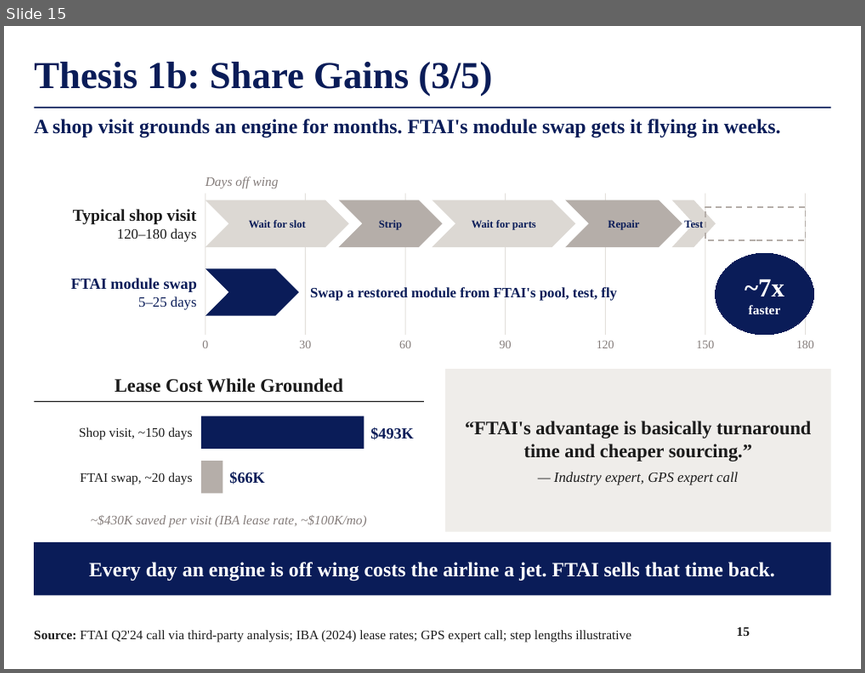
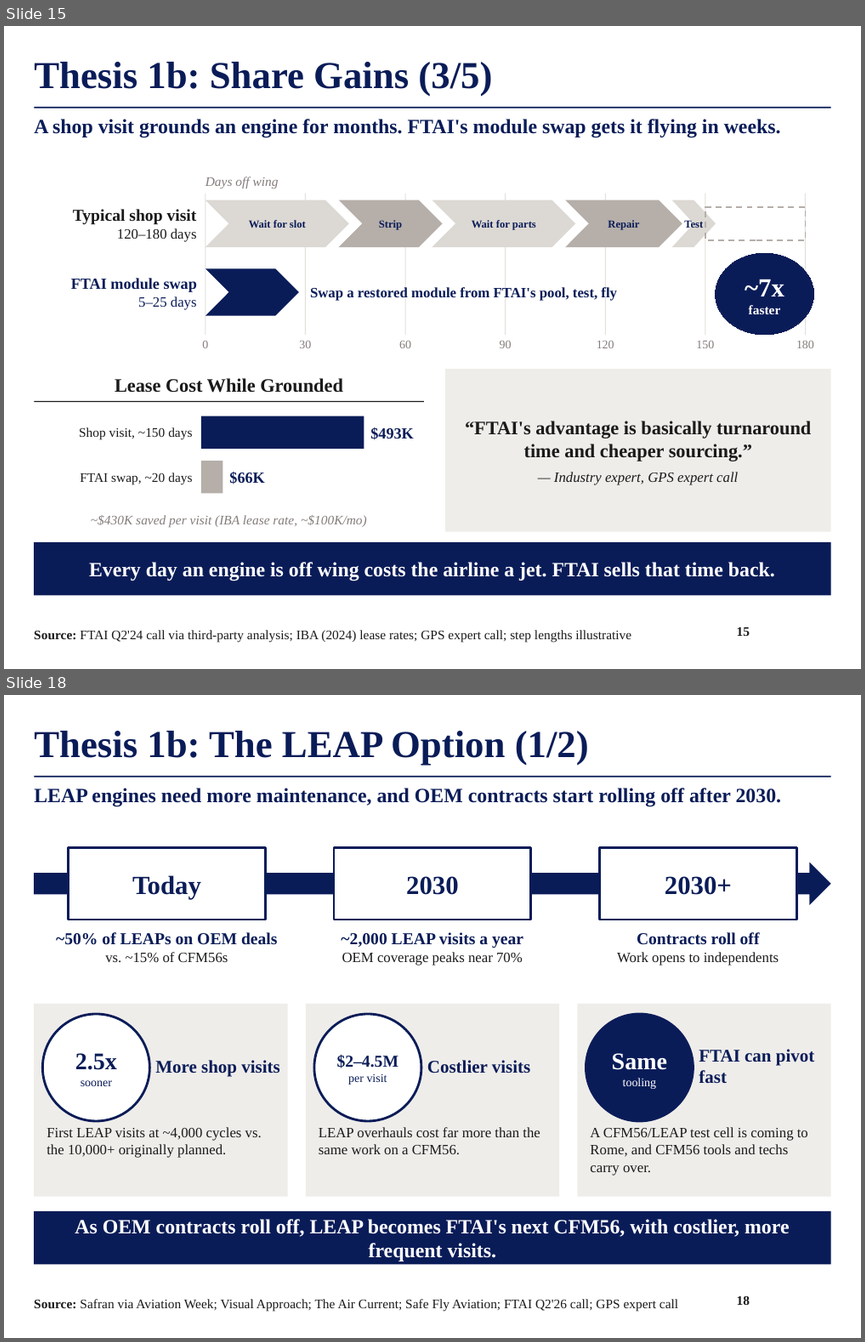
Before and after one commit to maxlsmls-dot/SPOT, a slide deck: deck/FTAI_Long_Pitch.pptx. Shown one above the other, each under a label of ours: slide 15 before the commit, slides 15 and 18 after it; the slides between them are not shown. The pictures are 865x673 and 865x1342 pixels, drawn with LibreOffice and Linux fonts; fonts in the diff are those of the drawing; background and template pictures are left out. Boxes give left, top, right and bottom in pixels: in the first picture for what was removed or moved away, otherwise in the second. Text is boxed around its words. In the diff, an @@ line names an element or a change of style, - is before the commit and + after.

```diff
--- a/deck/FTAI_Long_Pitch.pptx
+++ b/deck/FTAI_Long_Pitch.pptx
@@ slide 18 added at (x1=4, y1=695, x2=861, y2=1338), background #FFFFFF; not listed: 1 template element that a slide beside it also shows @@
@@ title added at (x1=34, y1=731, x2=589, y2=765), 32 pt, text #0A1C58, bold @@
+Thesis 1b: The LEAP Option (1/2)
@@ text added at (x1=34, y1=788, x2=782, y2=806), 17 pt, text #0A1C58, bold @@
+LEAP engines need more maintenance, and OEM contracts start rolling off after 2030.
@@ rectangle added at (x1=69, y1=847, x2=265, y2=919), fill #FFFFFF, outline #0A1C58 2 pt, 22 pt, text #0A1C58, bold @@
+Today
@@ rectangle added at (x1=334, y1=847, x2=531, y2=919), fill #FFFFFF, outline #0A1C58 2 pt, 22 pt, text #0A1C58, bold @@
+2030
@@ rectangle added at (x1=600, y1=847, x2=796, y2=919), fill #FFFFFF, outline #0A1C58 2 pt, 22 pt, text #0A1C58, bold @@
+2030+
@@ right arrow added at (x1=34, y1=862, x2=831, y2=905), fill #0A1C58 @@
@@ text added at (x1=56, y1=932, x2=278, y2=962), 14 pt, text #0A1C58, bold @@
+~50% of LEAPs on OEM deals
+vs. ~15% of CFM56s
@@ text added at (x1=341, y1=932, x2=523, y2=965), 12 pt, text #1A1A1A @@
+~2,000 LEAP visits a year
+OEM coverage peaks near 70%
@@ text added at (x1=617, y1=932, x2=778, y2=965), 12 pt, text #1A1A1A @@
+Contracts roll off
+Work opens to independents
@@ rectangle added at (x1=34, y1=1004, x2=288, y2=1197), fill #EFEDEA @@
@@ ellipse added at (x1=42, y1=1014, x2=149, y2=1121), fill #FFFFFF, outline #0A1C58 2 pt, 10 pt, text #0A1C58 @@
+2.5x
+sooner
@@ rectangle added at (x1=306, y1=1004, x2=559, y2=1197), fill #EFEDEA @@
@@ ellipse added at (x1=314, y1=1014, x2=421, y2=1121), fill #FFFFFF, outline #0A1C58 2 pt, 10 pt, text #0A1C58 @@
+$2–4.5M
+per visit
@@ rectangle added at (x1=577, y1=1004, x2=831, y2=1197), fill #EFEDEA @@
@@ ellipse added at (x1=585, y1=1014, x2=692, y2=1121), fill #0A1C58, outline #0A1C58 2 pt, 10 pt, text #FFFFFF @@
+Same
+tooling
@@ text added at (x1=698, y1=1049, x2=814, y2=1083), 15 pt, text #0A1C58, bold @@
+FTAI can pivot fast
@@ text added at (x1=155, y1=1060, x2=279, y2=1077), 15 pt, text #0A1C58, bold @@
+More shop visits
@@ text added at (x1=427, y1=1060, x2=530, y2=1073), 15 pt, text #0A1C58, bold @@
+Costlier visits
@@ text added at (x1=46, y1=1127, x2=262, y2=1157), 12 pt, text #1A1A1A @@
+First LEAP visits at ~4,000 cycles vs. the 10,000+ originally planned.
@@ text added at (x1=318, y1=1127, x2=540, y2=1154), 12 pt, text #1A1A1A @@
+LEAP overhauls cost far more than the same work on a CFM56.
@@ text added at (x1=590, y1=1127, x2=808, y2=1175), 12 pt, text #1A1A1A @@
+A CFM56/LEAP test cell is coming to Rome, and CFM56 tools and techs carry over.
@@ rectangle added at (x1=34, y1=1211, x2=831, y2=1264), fill #0A1C58, 17 pt, text #FFFFFF, bold @@
+As OEM contracts roll off, LEAP becomes FTAI's next CFM56, with costlier, more frequent visits.
@@ text added at (x1=34, y1=1299, x2=678, y2=1311), 11 pt, text #1A1A1A @@
+Source: Safran via Aviation Week; Visual Approach; The Air Current; Safe Fly Aviation; FTAI Q2'26 call; GPS expert call
@@ page number added at (x1=737, y1=1295, x2=749, y2=1304), 11 pt, text #1A1A1A, bold @@
+18
```
Also in this commit, not shown: 1 other slide added, 1 other file.
